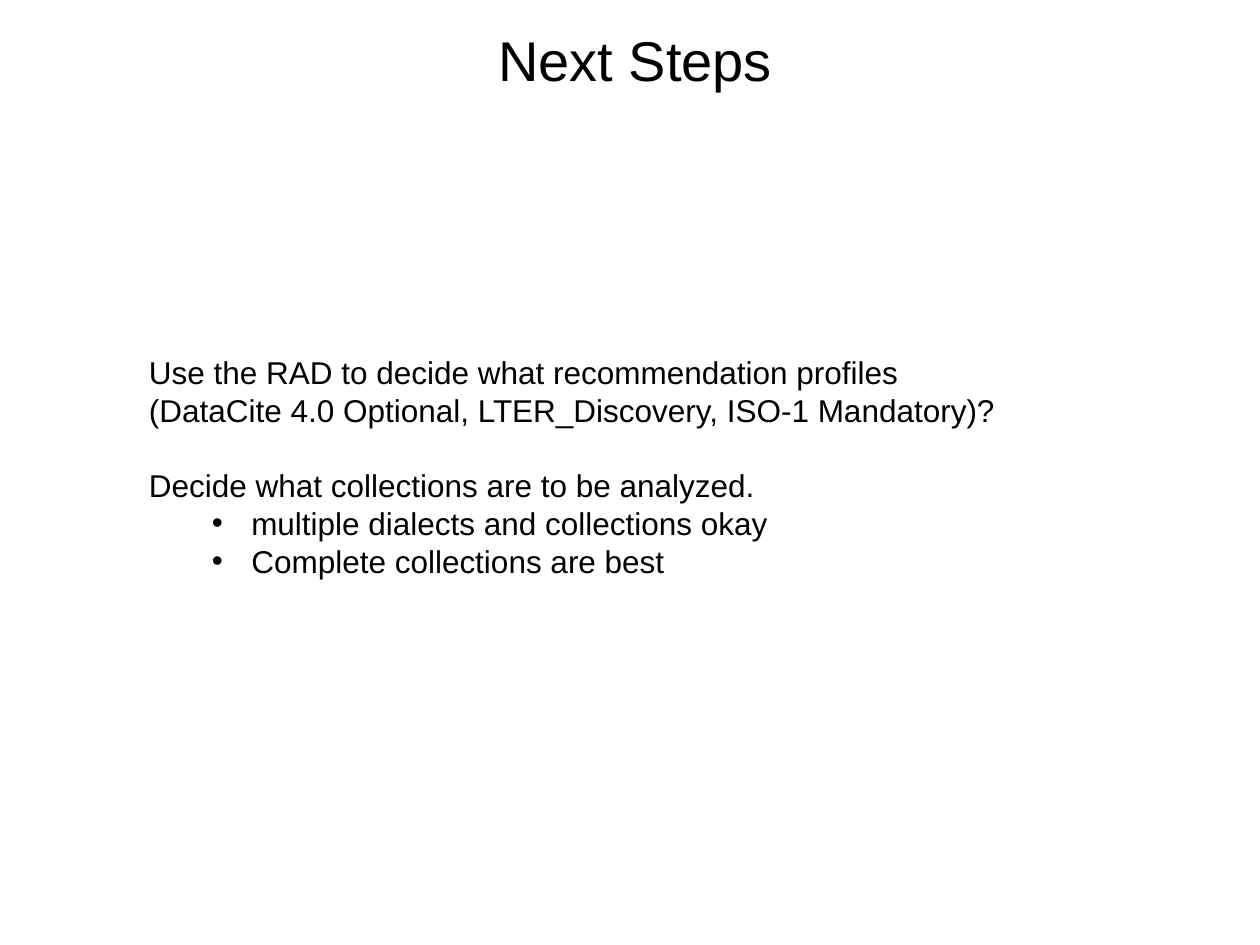
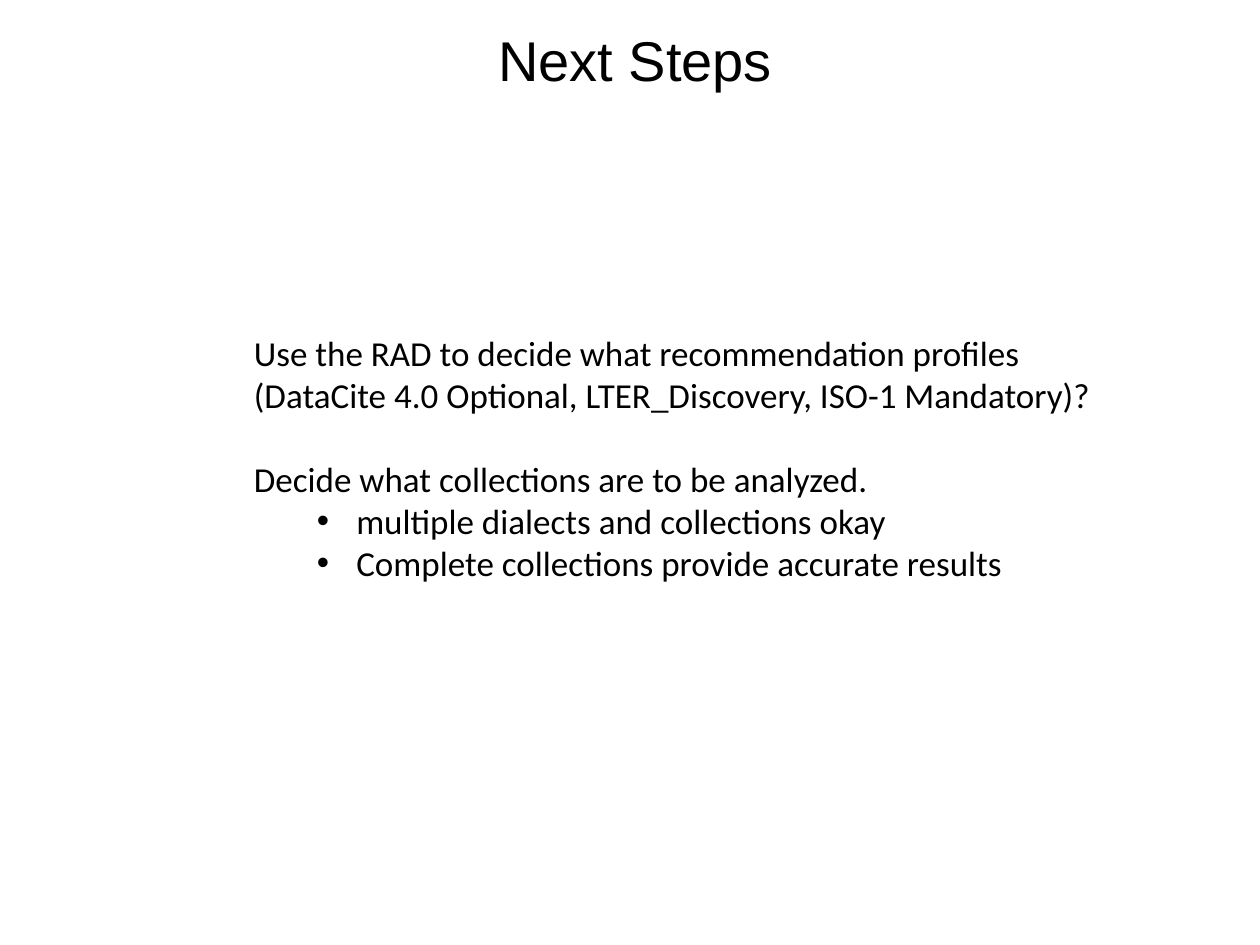
Before and after one commit to scgordon/ConceptMining, a slide deck: slide 6 of Presentations/IEDA_RAD_initial.pptx. Drawn at 1260x945 pixels with LibreOffice and Linux fonts; fonts in the diff are those of the drawing; background and template pictures are left out. Boxes give left, top, right and bottom in pixels: in the first picture for what was removed or moved away, otherwise in the second. Text is boxed around its words. In the diff, an @@ line names an element or a change of style, - is before the commit and + after.

```diff
--- a/Presentations/IEDA_RAD_initial.pptx
+++ b/Presentations/IEDA_RAD_initial.pptx
@@ text "Use the RAD to decide ...": place and size @@
-text "Use the RAD to decide ..." at box(149, 361, 995, 579)
+text "Use the RAD to decide ..." at box(254, 341, 1089, 582)
@@ text at box(254, 341, 1089, 540): size 18 to 20 pt, font Arial to Calibri in "Use the RAD to decide what recommendation ...", "(DataCite 4.0 Optional, LTER_Discovery, ISO-1 Mandatory)?", "Decide what collections are to be analyzed.", "multiple dialects and collections okay" @@
@@ text at box(356, 551, 1002, 582): text changed; size 18 to 20 pt; font Arial to Calibri @@
-  • Complete collections are best
+  • Complete collections provide accurate results
```
Also in this commit, not shown: 4 other slides changed, 12 other files.
